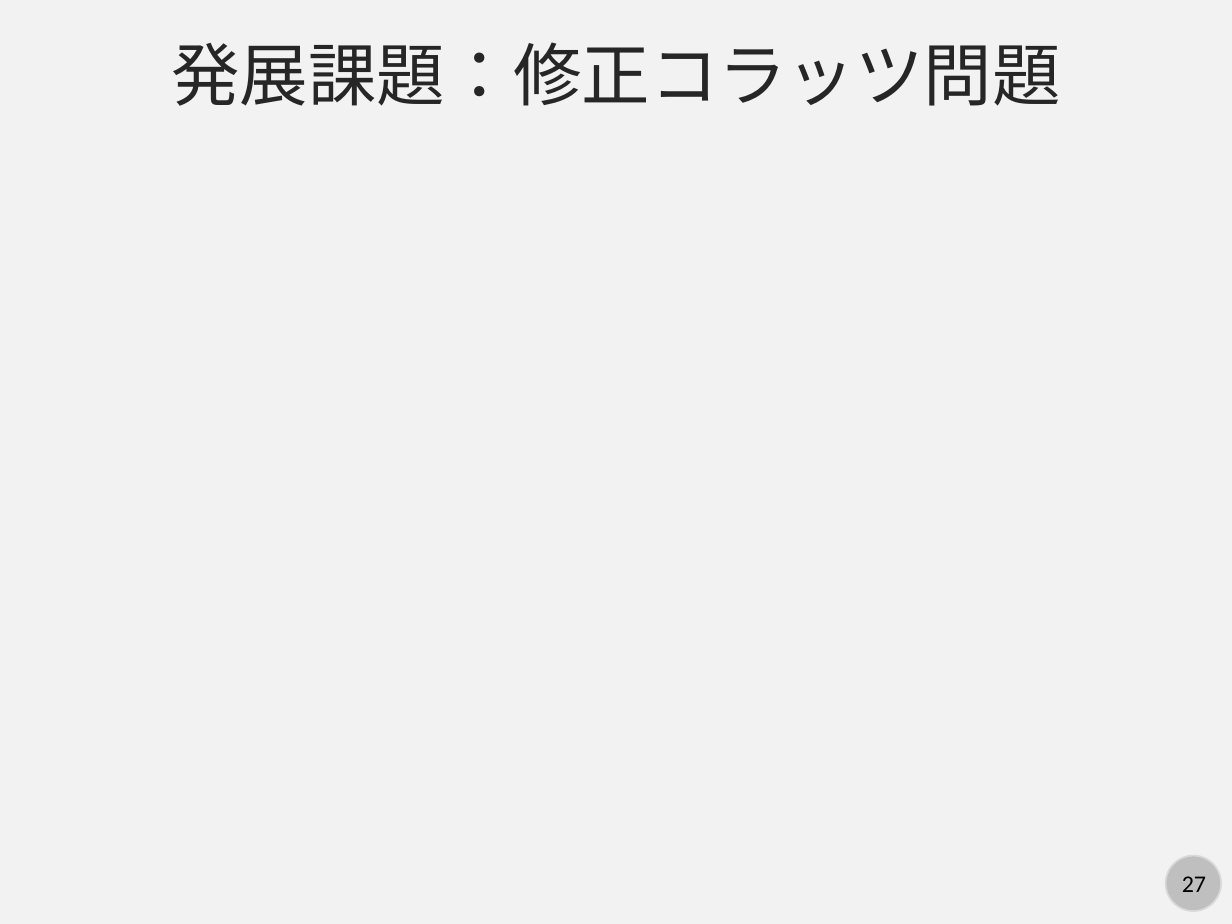
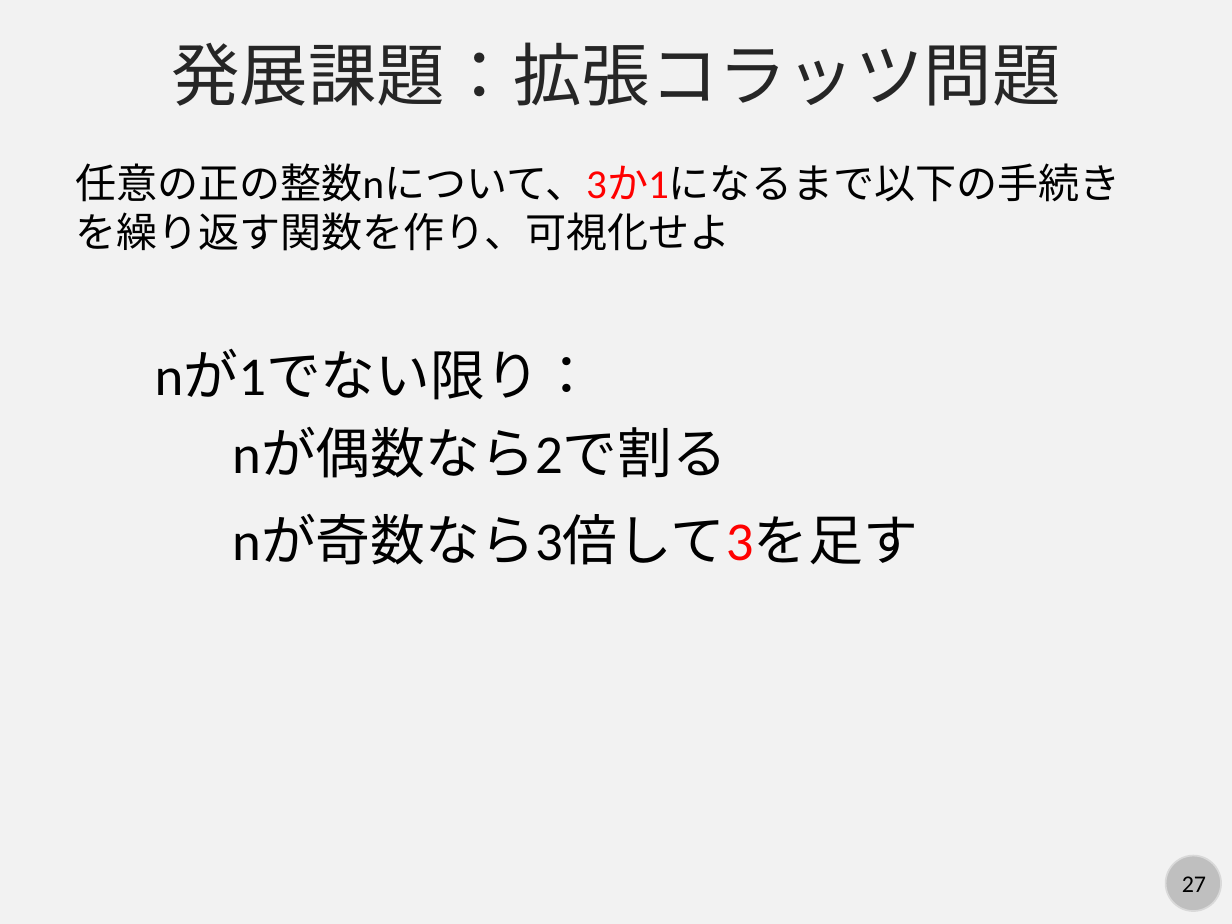
Before and after one commit to kaityo256/python_zero, a slide deck: slide 27 of scope/fig/slide.pptx. Drawn at 1232x924 pixels with LibreOffice and Linux fonts; fonts in the diff are those of the drawing. Boxes give left, top, right and bottom in pixels: in the first picture for what was removed or moved away, otherwise in the second. Text is boxed around its words. In the diff, an @@ line names an element or a change of style, - is before the commit and + after.

```diff
--- a/scope/fig/slide.pptx
+++ b/scope/fig/slide.pptx
@@ text at <box>172,42,1061,106</box>: text changed @@
-発展課題：修正コラッツ問題
+発展課題：拡張コラッツ問題
@@ text added at <box>75,163,1121,251</box>, 24 pt, text #000000 @@
+任意の正の整数nについて、3か1になるまで以下の手続き
+を繰り返す関数を作り、可視化せよ
@@ text added at <box>155,349,595,400</box>, 32 pt, text #000000 @@
+nが1でない限り：
@@ text added at <box>232,427,727,478</box>, 32 pt, text #000000 @@
+nが偶数なら2で割る
@@ text added at <box>232,514,918,565</box>, 32 pt, text #000000 @@
+nが奇数なら3倍して3を足す
```
Also in this commit, not shown: 2 other files.
